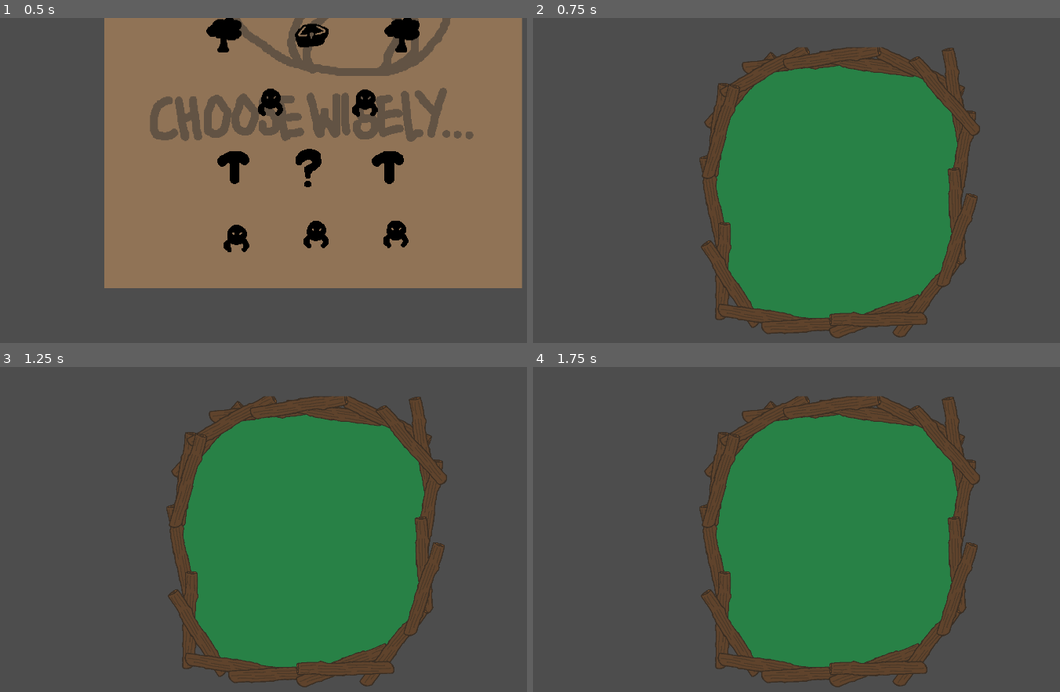
Above: before the commit, frames 1-4 (two rows, left to right).
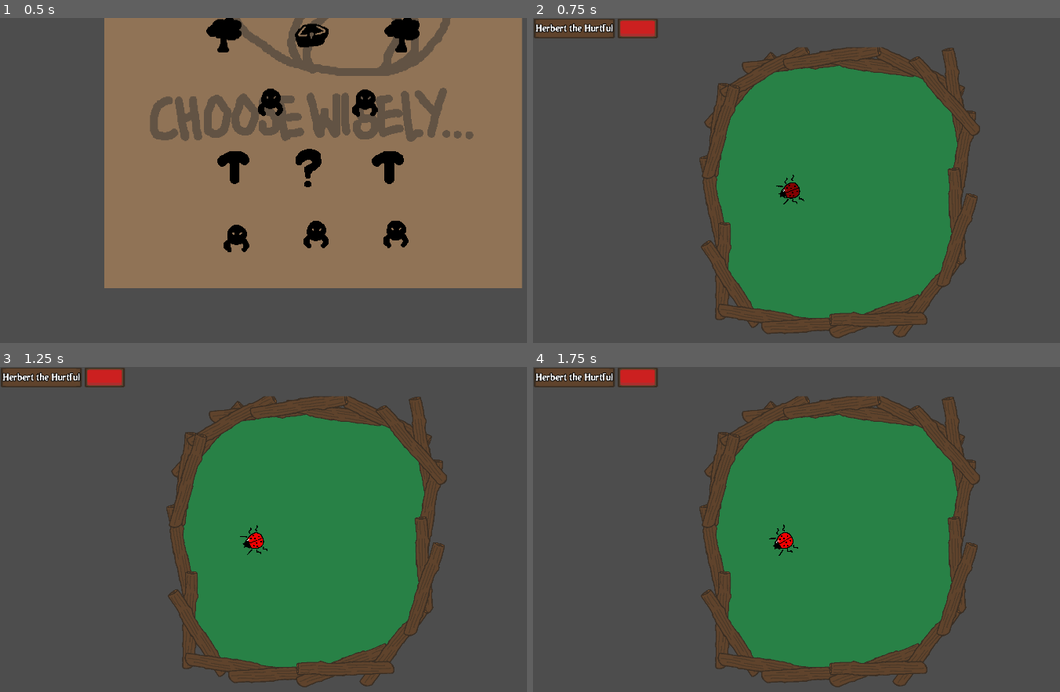
Above: after the commit, the same moments.

Repository: YewChian/BeetleArena
Game: Godot game, scene res://Map.tscn
The game is run twice, just before and just after one commit, with the same random seed, the same clock (stepped at 60 frames per second) and the same inputs.
Inputs (mouse positions are in pixels of both pictures, inside the frame that each line leads up to):
- Up to frame 1 (0.5 s): no input
- Up to frame 2 (0.75 s): click (770, 239) at 0.5 s
- Up to frame 3 (1.25 s): no input
- Up to frame 4 (1.75 s): tap Enter at 1.25 s; move the mouse to (986, 526) at 1.27 s; tap Mouse wheel down (mouse_wheel_down) at 1.35 s

Frame 1 is identical in both runs. In frame 2, 1.5% of the frame differs, in the area x 0-52%, y 0-58%; in frame 3, 1.5%; in frame 4, 1.5%, in the area x 0-51%, y 0-59%.

Commit message:
added enemy beetles to arena

Diff:
--- a/Buttons/SelectBeetleButton.gd
+++ b/Buttons/SelectBeetleButton.gd
@@ -8,11 +8,12 @@
 @export var splash_art : Texture2D
 @export var beetle_type : String
 @export var beetle_description : String
+var beetle_nickname: String
 
 func _on_pressed():
 	Inventory.beetles = {}
 
-	Inventory.beetles["Ladybug"] = {
+	Inventory.beetles["Generic player beetle name"] = {
 		"mandibles": beetle_mandibles,
 		"carapace": beetle_carapace,
 		"left_leg": beetle_left_leg,
--- a/Buttons/combat.gd
+++ b/Buttons/combat.gd
@@ -1,6 +1,7 @@
 extends TextureButton
 
 @onready var button_name = name
+@export var difficulty: int = 0
 
 # Called when the node enters the scene tree for the first time.
 func _ready():
@@ -11,6 +12,7 @@
 
 func _on_pressed():
 	if disabledbuttons.disabled_dictionary[button_name]== 1 and GroupsNTiers.group_dictionary[button_name]== GroupsNTiers.current_tier + 1:
+		ArenaInfo.current_difficulty = difficulty
 		get_tree().change_scene_to_file("res://Events/arena.tscn")
 		disabledbuttons.disabled_dictionary[button_name] = 0
 		GroupsNTiers.current_tier += 1
--- a/Events/Arena.gd
+++ b/Events/Arena.gd
@@ -1,4 +1,42 @@
 extends Node2D
+
+#enemy beetles per difficulty from 0 to 3
+var enemy_beetles_per_difficulty = {
+	0: {
+		"Herbert the Hurtful": {
+			"mandibles": load("res://Mandibles/LadybugMandibles.tscn"),
+			"carapace": load("res://Carapace/LadybugCarapace.tscn"),
+			"left_leg": load("res://Legs/LadybugLegs/LadybugLeftLeg.tscn"),
+			"right_leg": load("res://Legs/LadybugLegs/LadybugRightLeg.tscn"),
+			"nature": "Brave",
+			"bonus_end": 0,
+			"bonus_str": 0,
+			"bonus_spd": 0,
+		},
+	},
+	1: {
+		"Diane the Dreary": {
+			"mandibles": load("res://Mandibles/LadybugMandibles.tscn"),
+			"carapace": load("res://Carapace/LadybugCarapace.tscn"),
+			"left_leg": load("res://Legs/LadybugLegs/LadybugLeftLeg.tscn"),
+			"right_leg": load("res://Legs/LadybugLegs/LadybugRightLeg.tscn"),
+			"nature": "Brave",
+			"bonus_end": 0,
+			"bonus_str": 0,
+			"bonus_spd": 0,
+		},
+		"Leon the Laughable": {
+			"mandibles": load("res://Mandibles/LadybugMandibles.tscn"),
+			"carapace": load("res://Carapace/LadybugCarapace.tscn"),
+			"left_leg": load("res://Legs/LadybugLegs/LadybugLeftLeg.tscn"),
+			"right_leg": load("res://Legs/LadybugLegs/LadybugRightLeg.tscn"),
+			"nature": "Brave",
+			"bonus_end": 0,
+			"bonus_str": 0,
+			"bonus_spd": 0,
+		},
+	}
+}
 
 
 # Called when the node enters the scene tree for the first time.
@@ -18,14 +56,17 @@
 	#debug modifying inventory
 	#Inventory.beetles = [load("res://Bodies/LadyBug.tscn"), load("res://Bodies/LadyBug.tscn")]
 	#end debug
+	print(Inventory.beetles)
 	for nickname in Inventory.beetles:
 		new_beetle = load("res://Bodies/Beetle.tscn").instantiate()
 		new_beetle.nickname = nickname
+		new_beetle.team = 0
 		new_beetle.get_node("Mandible").add_child(Inventory.beetles[nickname]["mandibles"].instantiate())
 		new_beetle.get_node("Carapace").add_child(Inventory.beetles[nickname]["carapace"].instantiate())
 		new_beetle.get_node("LeftLeg").add_child(Inventory.beetles[nickname]["left_leg"].instantiate())
 		new_beetle.get_node("RightLeg").add_child(Inventory.beetles[nickname]["right_leg"].instantiate())
 		add_child(new_beetle)
+		new_beetle.global_position = Vector2(1280, 0)
 		new_beetle.nature = Inventory.beetles[nickname]["nature"]
 		new_beetle.end += Inventory.beetles[nickname]["bonus_end"]
 		new_beetle.str += Inventory.beetles[nickname]["bonus_str"]
@@ -35,6 +76,27 @@
 		healthbar_container.visible = true
 		await healthbar_container.initialize_healthbar()
 
+		i += 1
+
+	var enemy_inventory = enemy_beetles_per_difficulty[ArenaInfo.current_difficulty]
+	for nickname in enemy_inventory:
+		new_beetle = load("res://Bodies/Beetle.tscn").instantiate()
+		new_beetle.nickname = nickname
+		new_beetle.team = 1
+		new_beetle.get_node("Mandible").add_child(enemy_inventory[nickname]["mandibles"].instantiate())
+		new_beetle.get_node("Carapace").add_child(enemy_inventory[nickname]["carapace"].instantiate())
+		new_beetle.get_node("LeftLeg").add_child(enemy_inventory[nickname]["left_leg"].instantiate())
+		new_beetle.get_node("RightLeg").add_child(enemy_inventory[nickname]["right_leg"].instantiate())
+		add_child(new_beetle)
+		new_beetle.global_position = Vector2(-1280, 0)
+		new_beetle.nature = enemy_inventory[nickname]["nature"]
+		new_beetle.end += enemy_inventory[nickname]["bonus_end"]
+		new_beetle.str += enemy_inventory[nickname]["bonus_str"]
+		new_beetle.base_spd += enemy_inventory[nickname]["bonus_spd"]
+		var healthbar_container = $UI/HealthbarVBox.get_child(i)
+		healthbar_container.beetle =  new_beetle
+		healthbar_container.visible = true
+		await healthbar_container.initialize_healthbar()
 		i += 1
 
 	##debug adding enemy beetle
--- /dev/null
+++ b/Singletons/ArenaInfo.gd
@@ -0,0 +1,3 @@
+extends Node
+
+var current_difficulty: int
--- a/project.godot
+++ b/project.godot
@@ -20,6 +20,7 @@
 disabledbuttons="*res://Singletons/disabledbuttons.gd"
 Inventory="*res://Singletons/Inventory.gd"
 GroupsNTiers="*res://Singletons/GroupsNTiers.gd"
+ArenaInfo="*res://Singletons/ArenaInfo.gd"
 
 [display]
 
